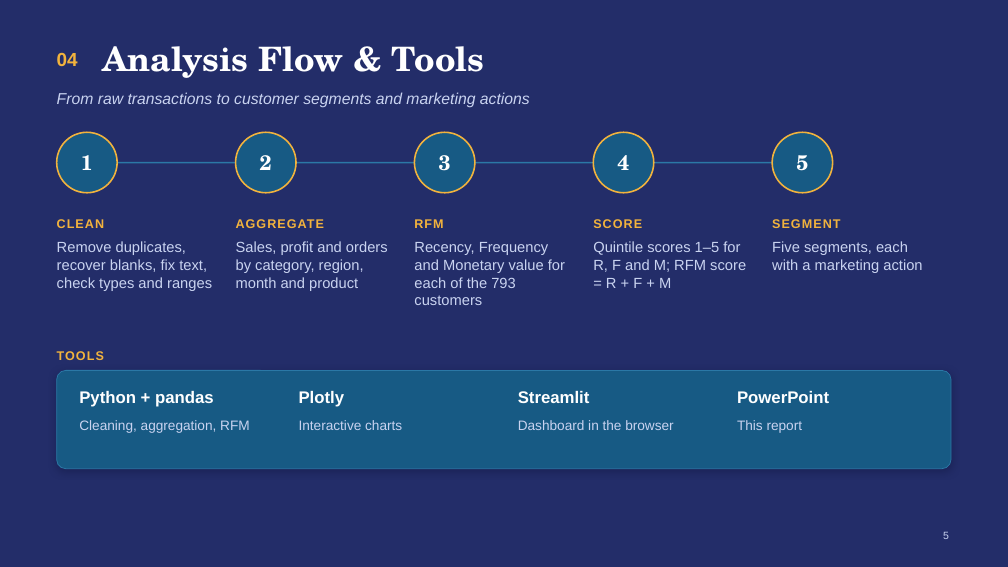
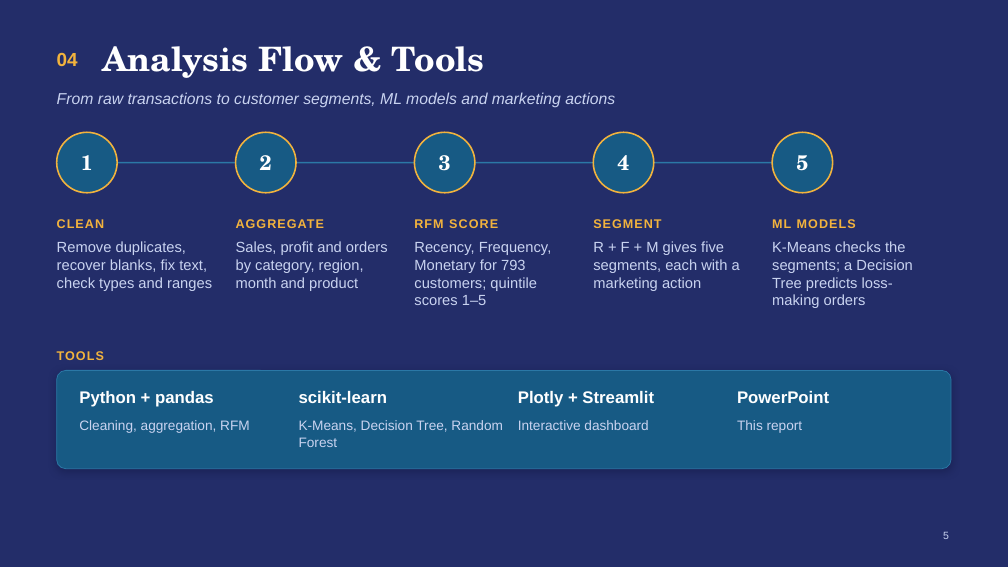
Before and after one commit to SANGRAMLEMBE/Superstore-RFM-Customer-Segmentation, a slide deck: slide 5 of Superstore_RFM_Customer_Segmentation.pptx. Drawn at 1008x567 pixels with LibreOffice and Linux fonts; fonts in the diff are those of the drawing. Boxes give left, top, right and bottom in pixels: in the first picture for what was removed or moved away, otherwise in the second. Text is boxed around its words. In the diff, an @@ line names an element or a change of style, - is before the commit and + after.

```diff
--- a/Superstore_RFM_Customer_Segmentation.pptx
+++ b/Superstore_RFM_Customer_Segmentation.pptx
@@ text at [57,92,615,107]: text changed @@
-From raw transactions to customer segments and marketing actions
+From raw transactions to customer segments, ML models and marketing actions
@@ text at [414,219,498,228]: text changed @@
-RFM
+RFM SCORE
@@ text at [593,219,661,228]: text changed @@
-SCORE
+SEGMENT
@@ text at [772,219,856,228]: text changed @@
-SEGMENT
+ML MODELS
@@ text at [414,242,552,305]: text changed @@
-Recency, Frequency and Monetary value for each of the 793 customers
+Recency, Frequency, Monetary for 793 customers; quintile scores 1–5
@@ text at [593,241,740,291]: text changed @@
-Quintile scores 1–5 for R, F and M; RFM score = R + F + M
+R + F + M gives five segments, each with a marketing action
@@ text at [772,241,912,308]: text changed @@
-Five segments, each with a marketing action
+K-Means checks the segments; a Decision Tree predicts loss-making orders
@@ text at [299,391,387,403]: text changed @@
-Plotly
+scikit-learn
@@ text at [518,391,654,407]: text changed @@
-Streamlit
+Plotly + Streamlit
@@ text at [299,420,503,447]: text changed @@
-Interactive charts
+K-Means, Decision Tree, Random Forest
@@ text at [518,420,648,430]: text changed @@
-Dashboard in the browser
+Interactive dashboard
```
Also in this commit, not shown: 4 other slides changed, 2 slides added, 5 other files.
